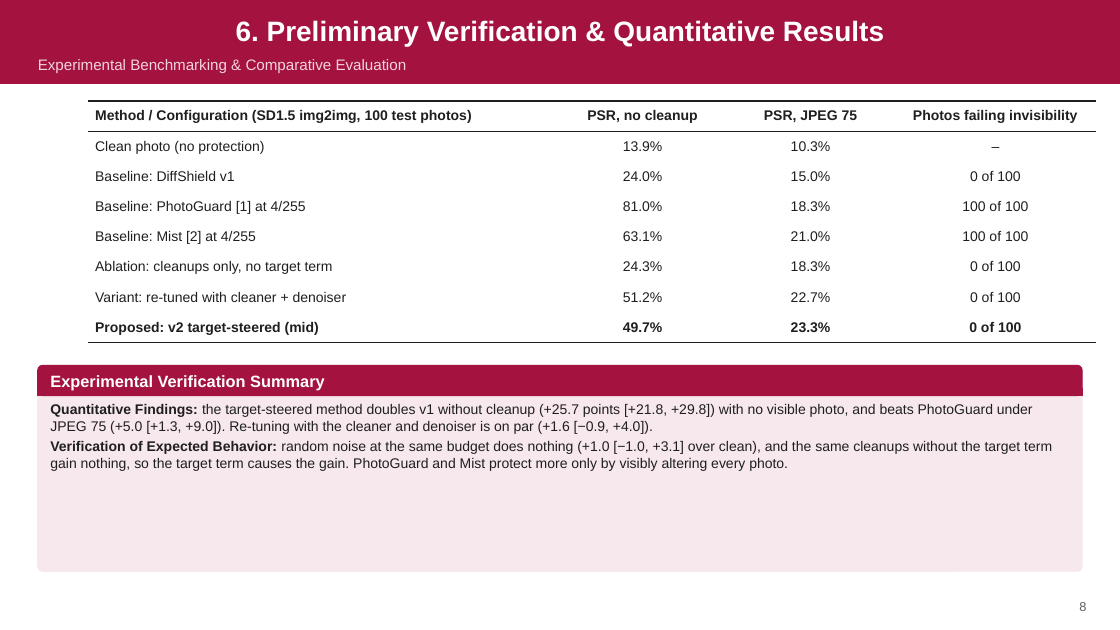
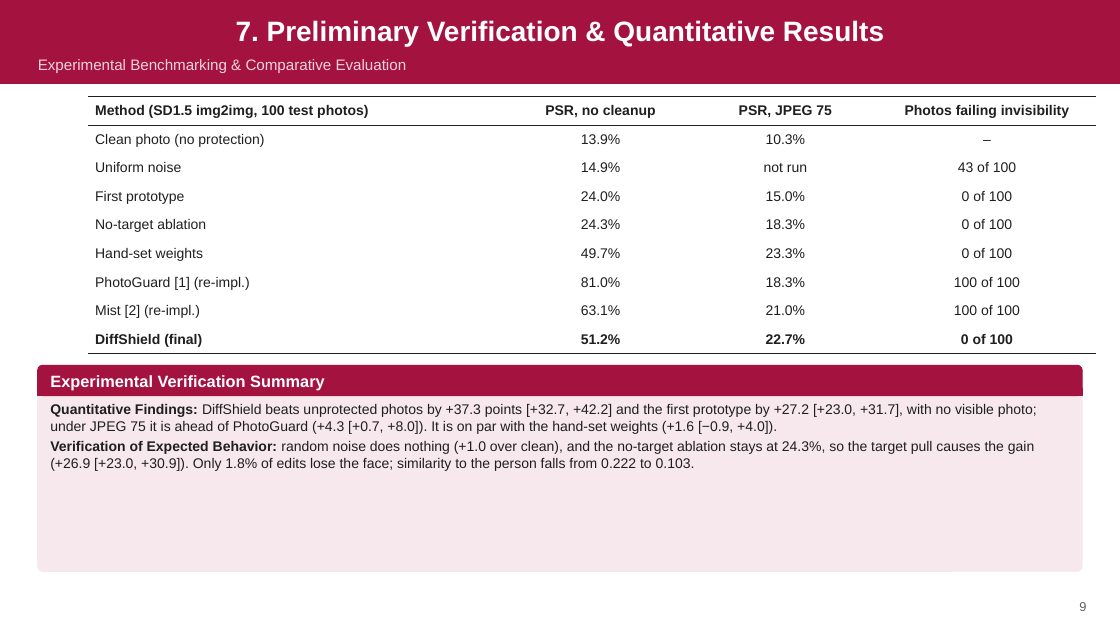
Before and after one commit to Project-DiffShield/DiffShield, a slide deck: slide 9 of reports/DiffShield_PhaseII_External_Review.pptx (slide 8 before the commit). Drawn at 1120x630 pixels with LibreOffice and Linux fonts; fonts in the diff are those of the drawing. Boxes give left, top, right and bottom in pixels: in the first picture for what was removed or moved away, otherwise in the second. Text is boxed around its words. In the diff, an @@ line names an element or a change of style, - is before the commit and + after.

Commit message:
Phase II deck rebuilt around the final method (trial 14): team details, guide, new objectives, methods-compared slide, trial 14 results and cleanup chart, deliverables slide with links

```diff
--- a/reports/DiffShield_PhaseII_External_Review.pptx
+++ b/reports/DiffShield_PhaseII_External_Review.pptx
@@ title at (236, 20, 884, 46): text changed @@
-6. Preliminary Verification & Quantitative Results
+7. Preliminary Verification & Quantitative Results
@@ table at (88, 97, 1096, 351) @@
-row 1, column 1: Method / Configuration (SD1.5 img2img, 100 test photos)
+row 1, column 1: Method (SD1.5 img2img, 100 test photos)
-row 3: Baseline: DiffShield v1 | 24.0% | 15.0% | 0 of 100
-row 4: Baseline: PhotoGuard [1] at 4/255 | 81.0% | 18.3% | 100 of 100
-row 5: Baseline: Mist [2] at 4/255 | 63.1% | 21.0% | 100 of 100
-row 6: Ablation: cleanups only, no target term | 24.3% | 18.3% | 0 of 100
-row 7: Variant: re-tuned with cleaner + denoiser | 51.2% | 22.7% | 0 of 100
-row 8: Proposed: v2 target-steered (mid) | 49.7% | 23.3% | 0 of 100
+row 3: Uniform noise | 14.9% | not run | 43 of 100
+row 4: First prototype | 24.0% | 15.0% | 0 of 100
+row 5: No-target ablation | 24.3% | 18.3% | 0 of 100
+row 6: Hand-set weights | 49.7% | 23.3% | 0 of 100
+row 7: PhotoGuard [1] (re-impl.) | 81.0% | 18.3% | 100 of 100
+row 8: Mist [2] (re-impl.) | 63.1% | 21.0% | 100 of 100
+row 9: DiffShield (final) | 51.2% | 22.7% | 0 of 100
@@ table: place and size @@
-table at (88, 101, 1096, 339)
+table at (88, 97, 1096, 351)
@@ text at (50, 404, 1037, 471): text changed @@
-▸ Quantitative Findings: the target-steered method doubles v1 without cleanup (+25.7 points [+21.8, +29.8]) with no visible photo, and beats PhotoGuard under JPEG 75 (+5.0 [+1.3, +9.0]). Re-tuning with the cleaner and denoiser is on par (+1.6 [−0.9, +4.0]).
-▸ Verification of Expected Behavior: random noise at the same budget does nothing (+1.0 [−1.0, +3.1] over clean), and the same cleanups without the target term gain nothing, so the target term causes the gain. PhotoGuard and Mist protect more only by visibly altering every photo.
+▸ Quantitative Findings: DiffShield beats unprotected photos by +37.3 points [+32.7, +42.2] and the first prototype by +27.2 [+23.0, +31.7], with no visible photo; under JPEG 75 it is ahead of PhotoGuard (+4.3 [+0.7, +8.0]). It is on par with the hand-set weights (+1.6 [−0.9, +4.0]).
+▸ Verification of Expected Behavior: random noise does nothing (+1.0 over clean), and the no-target ablation stays at 24.3%, so the target pull causes the gain (+26.9 [+23.0, +30.9]). Only 1.8% of edits lose the face; similarity to the person falls from 0.222 to 0.103.
```
Also in this commit, not shown: 7 other slides changed, 3 slides added, 1 slide removed, 1 other file.
